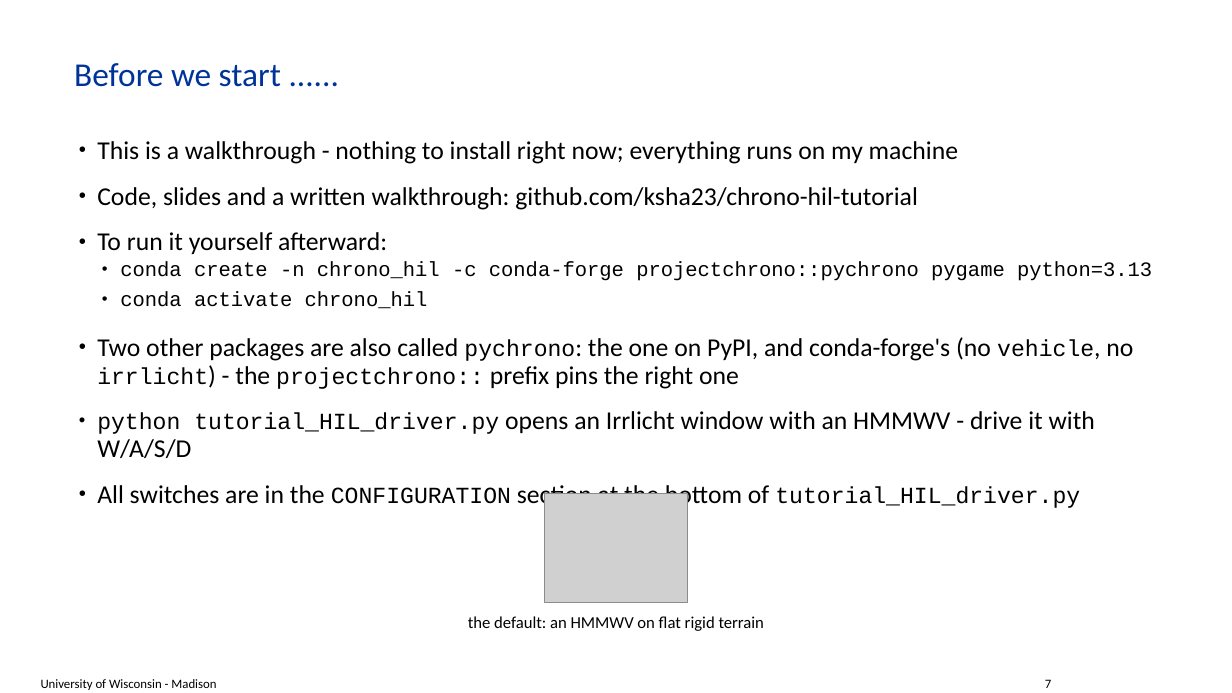
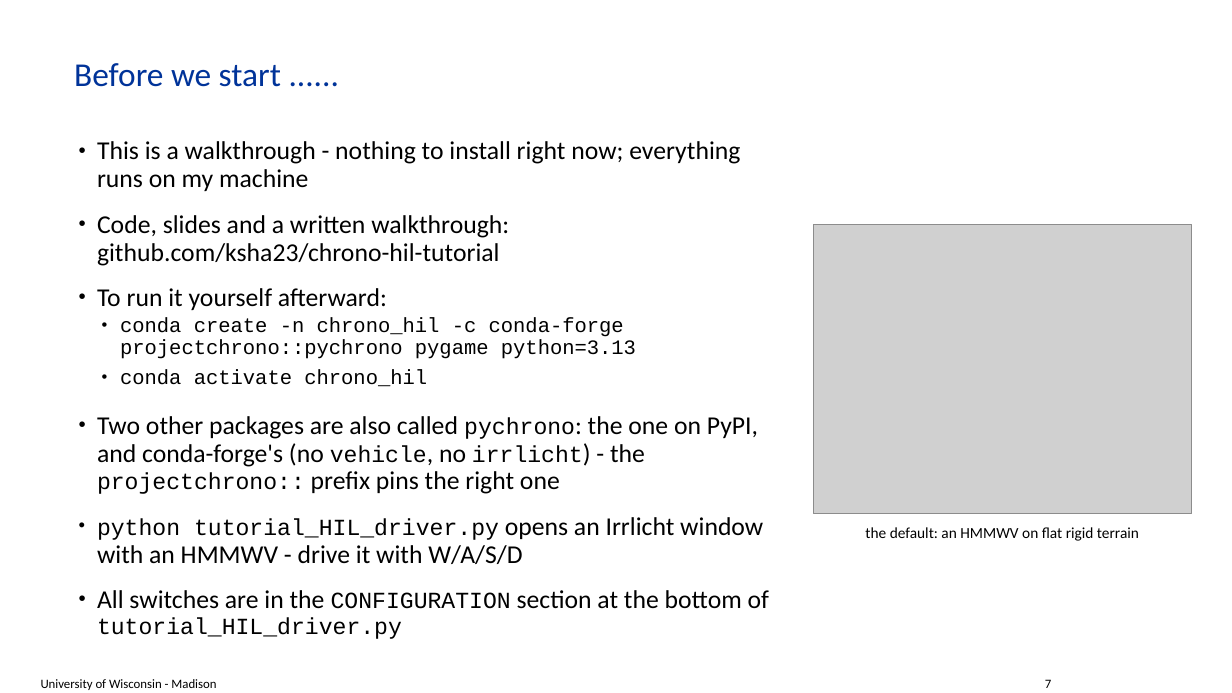
Before and after one commit to ksha23/chrono-hil-tutorial, a slide deck: slide 7 of tutorial_HIL_driver.pptx. Drawn at 1232x693 pixels with LibreOffice and Linux fonts; fonts in the diff are those of the drawing; grey boxes stand for pictures; background and template pictures are left out. Boxes give left, top, right and bottom in pixels: in the first picture for what was removed or moved away, otherwise in the second. Text is boxed around its words. In the diff, an @@ line names an element or a change of style, - is before the commit and + after.

Commit message:
Lay the images out beside the text instead of under it
Kyle's preference, and he is right: the strip-under-the-bullets layout left the
HMMWV about an inch tall and reading as an afterthought. All four images now sit
in a right-hand column with the text narrowed to the left, which roughly doubles
every picture -- the HMMWV goes from 1.18in to 4.10in wide.

Narrowing the text costs vertical space, because every one of these slides
already had lines wrapping at full width. Measured it first rather than guessing:
a 7.8in text column against a 4.1in image column keeps the longest slide (the
Parts 6-8 summary, eight bullets) at 6.93in against a 7.20in floor.

Setting only left and width on a layout placeholder writes an incomplete
transform: PowerPoint then reads top and height as zero, and the first export
had the bullets starting at the top of the slide, straight through the title.
Fixed by setting all four, and the export check now asserts no body text begins
above the title it belongs under.

```diff
--- a/tutorial_HIL_driver.pptx
+++ b/tutorial_HIL_driver.pptx
@@ text "This is a walkthrough - ..." rewrapped from box(97, 141, 1152, 509) to box(97, 141, 769, 639) @@
@@ picture: place and size @@
-picture at box(545, 494, 688, 603)
+picture at box(813, 225, 1192, 514)
@@ text "the default: an HMMWV on ...": place and size @@
-text "the default: an HMMWV on ..." at box(468, 616, 765, 631)
+text "the default: an HMMWV on ..." at box(865, 527, 1139, 541)
@@ text "the default: an HMMWV on ..." at box(865, 527, 1139, 541): size 13 to 12 pt @@
```
Also in this commit, not shown: 3 other slides changed, 1 other file.
